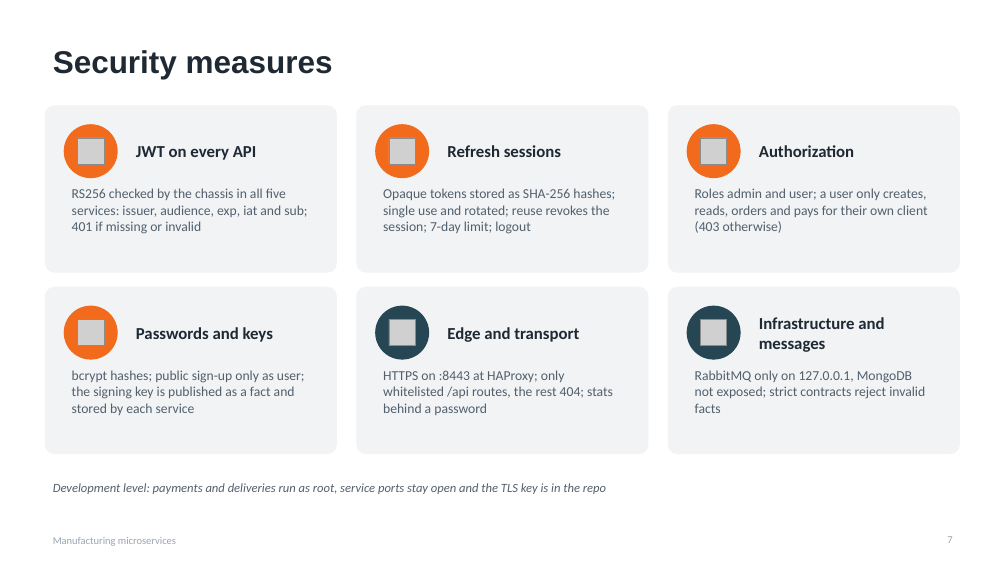
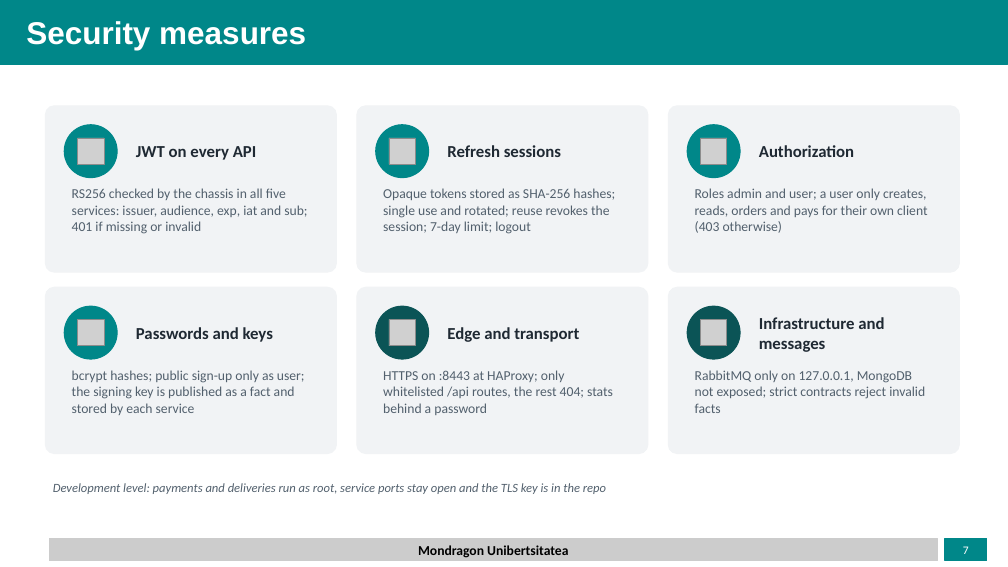
Before and after one commit to Uthereted/EjercicioMonolitico, a slide deck: slide 7 of manufacturing_microservices.pptx. Drawn at 1008x567 pixels with LibreOffice and Linux fonts; fonts in the diff are those of the drawing; grey boxes stand for pictures; background and template pictures are left out. Boxes give left, top, right and bottom in pixels: in the first picture for what was removed or moved away, otherwise in the second. Text is boxed around its words. In the diff, an @@ line names an element or a change of style, - is before the commit and + after.

```diff
--- a/manufacturing_microservices.pptx
+++ b/manufacturing_microservices.pptx
@@ rectangle added at bbox=[0, 0, 1008, 64], fill #008789, outline #008789 1 pt @@
@@ title "Security measures": place and size @@
-title "Security measures" at bbox=[53, 50, 333, 79]
+title "Security measures" at bbox=[26, 21, 306, 50]
@@ title "Security measures" at bbox=[26, 21, 306, 50]: text colour #1F2933 to #FFFFFF @@
@@ fill #F26B1D to #008789; outline #F26B1D 1 pt to #008789 1 pt in 4 elements at bbox=[64, 125, 117, 178], bbox=[376, 125, 429, 178], bbox=[687, 125, 740, 178], bbox=[64, 306, 117, 359] @@
@@ ellipse at bbox=[376, 306, 429, 359]: fill #264653 to #0B5456; outline #264653 1 pt to #0B5456 1 pt @@
@@ ellipse at bbox=[687, 306, 740, 359]: fill #264653 to #0B5456; outline #264653 1 pt to #0B5456 1 pt @@
@@ rectangle added at bbox=[49, 538, 938, 561], fill #CCCCCC, outline #CCCCCC 1 pt @@
@@ text removed at bbox=[53, 537, 176, 546] @@
-Manufacturing microservices
@@ page number: place and size @@
-page number at bbox=[947, 536, 952, 543]
+page number at bbox=[963, 546, 969, 554]
@@ page number at bbox=[963, 546, 969, 554]: size 10 to 11 pt, text colour #9AA5B1 to #FFFFFF; alignment right to centre; vertical alignment top to middle @@
@@ rectangle added at bbox=[945, 538, 987, 561], fill #008789, outline #008789 1 pt @@
@@ text added at bbox=[418, 545, 568, 558], 13 pt, text #000000, bold @@
+Mondragon Unibertsitatea
```
Also in this commit, not shown: 8 other slides changed, 2 slides added, 2 slides removed.
